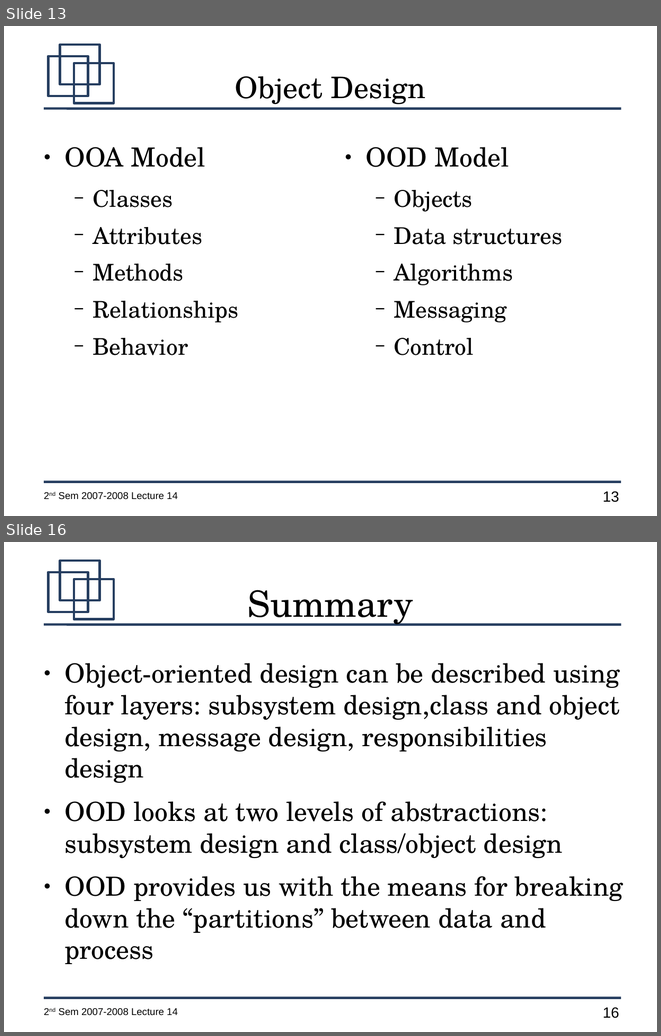
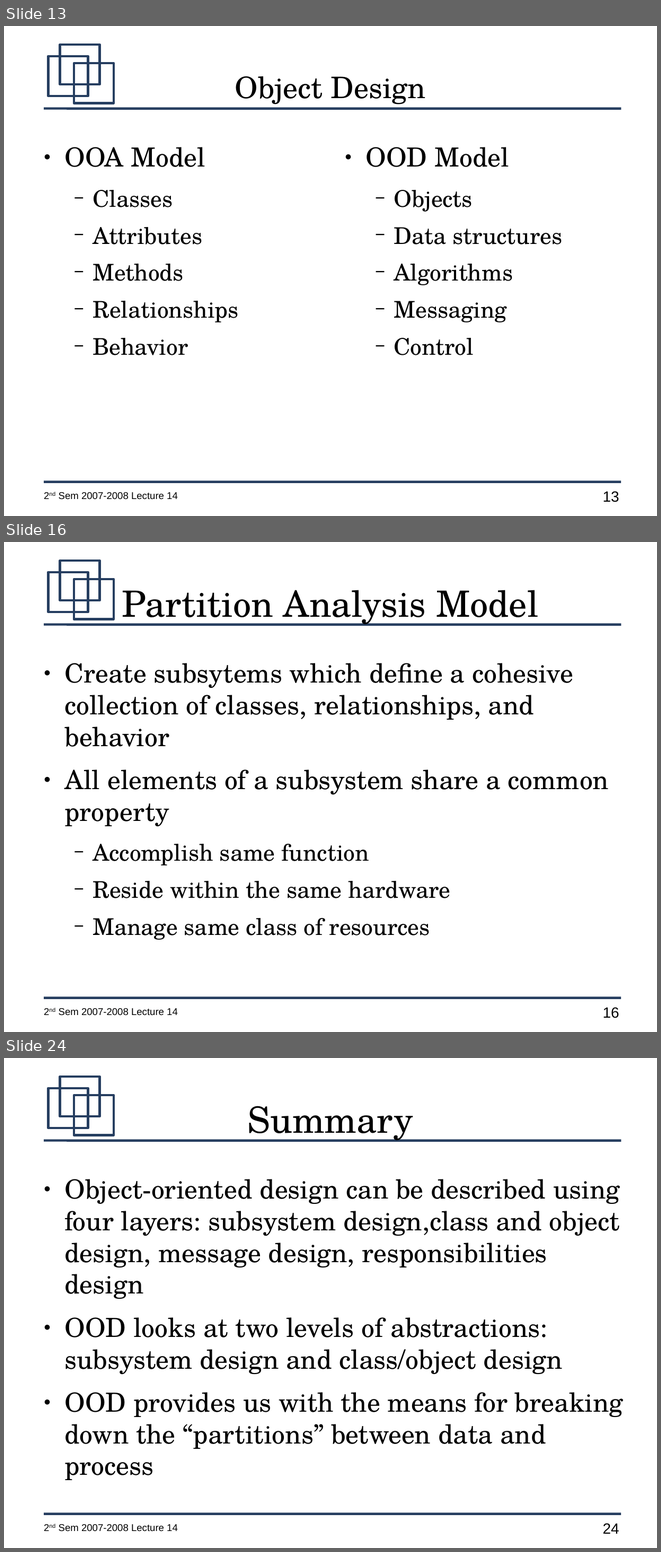
Before and after one commit to jachermocilla/jach-homepage, a slide deck: CMSC128-2nd-Sem-2007-L14.odp. Shown one above the other, each under a label of ours: slides 13 and 16 before the commit, slides 13, 16 and 24 after it; the slides between them are not shown. The pictures are 661x1036 and 661x1552 pixels, drawn with LibreOffice and Linux fonts; fonts in the diff are those of the drawing. Boxes give left, top, right and bottom in pixels: in the first picture for what was removed or moved away, otherwise in the second. Text is boxed around its words. In the diff, an @@ line names an element or a change of style, - is before the commit and + after.

```diff
--- a/CMSC128-2nd-Sem-2007-L14.odp
+++ b/CMSC128-2nd-Sem-2007-L14.odp
@@ slide 16 added at (4, 542, 657, 1032), background #FFFFFF; not listed: 7 template elements that a slide beside it also shows @@
@@ title added at (122, 590, 538, 626), 44 pt, text #000000 @@
+Partition Analysis Model
@@ text added at (64, 663, 609, 940), 32 pt, text #000000 @@
+● Create subsytems which define a cohesive collection of classes, relationships, and behavior
+● All elements of a subsystem share a common property
+  − Accomplish same function
+  − Reside within the same hardware
+  − Manage same class of resources
@@ what was slide 16 is now slide 24 @@
@@ page number at (603, 1523, 619, 1533): text changed @@
-16
+24
```
Also in this commit, not shown: 2 slides changed, 7 other slides added.
